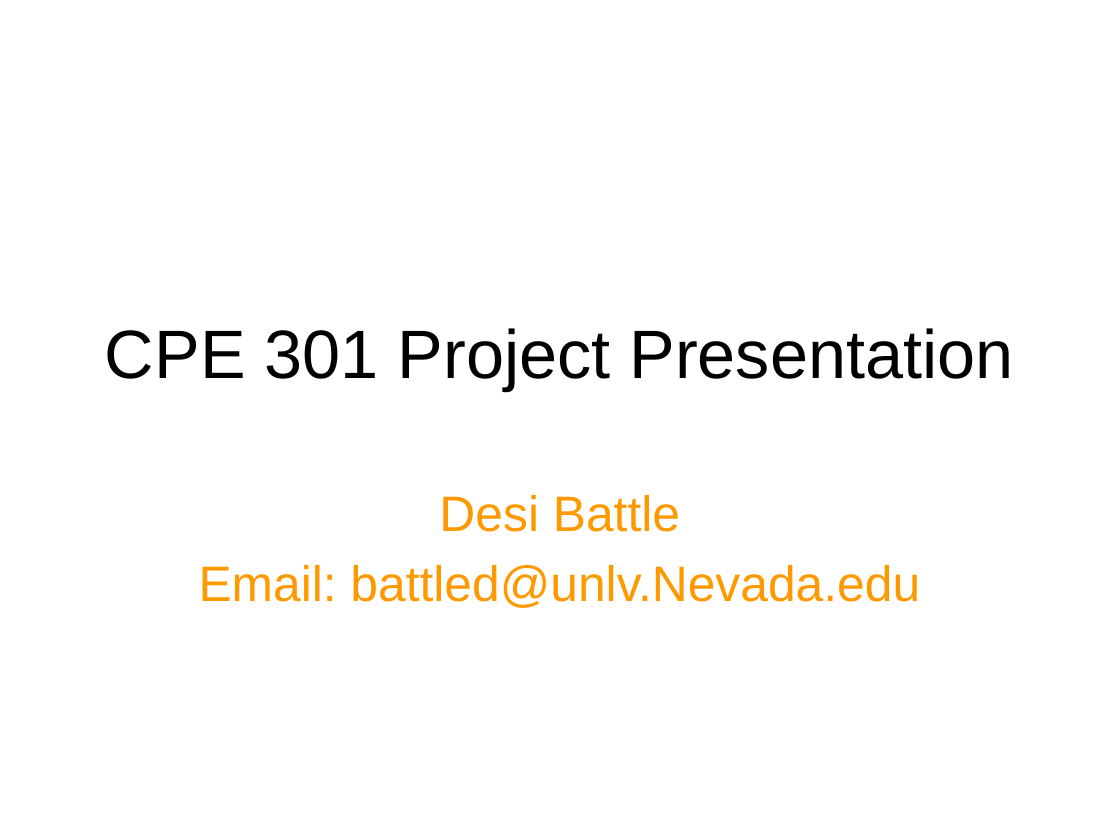
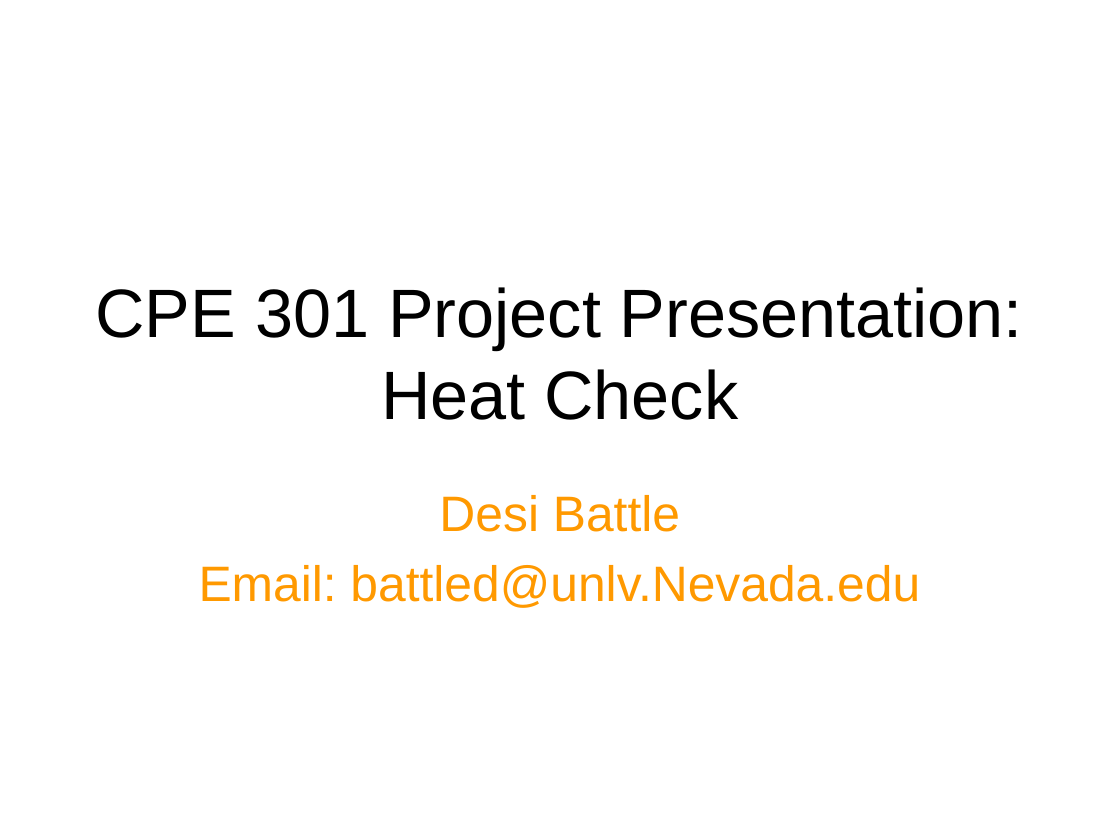
Before and after one commit to battled/DA0, a slide deck: slide 1 of FinalProject/FinalProjectSubmit.pptx. Drawn at 1120x840 pixels with LibreOffice and Linux fonts; fonts in the diff are those of the drawing. Boxes give left, top, right and bottom in pixels: in the first picture for what was removed or moved away, otherwise in the second. Text is boxed around its words. In the diff, an @@ line names an element or a change of style, - is before the commit and + after.

```diff
--- a/FinalProject/FinalProjectSubmit.pptx
+++ b/FinalProject/FinalProjectSubmit.pptx
@@ title at [95,287,1023,420]: text changed @@
-CPE 301 Project Presentation
+CPE 301 Project Presentation:
+Heat Check
```
Also in this commit, not shown: 1 other slide changed.
